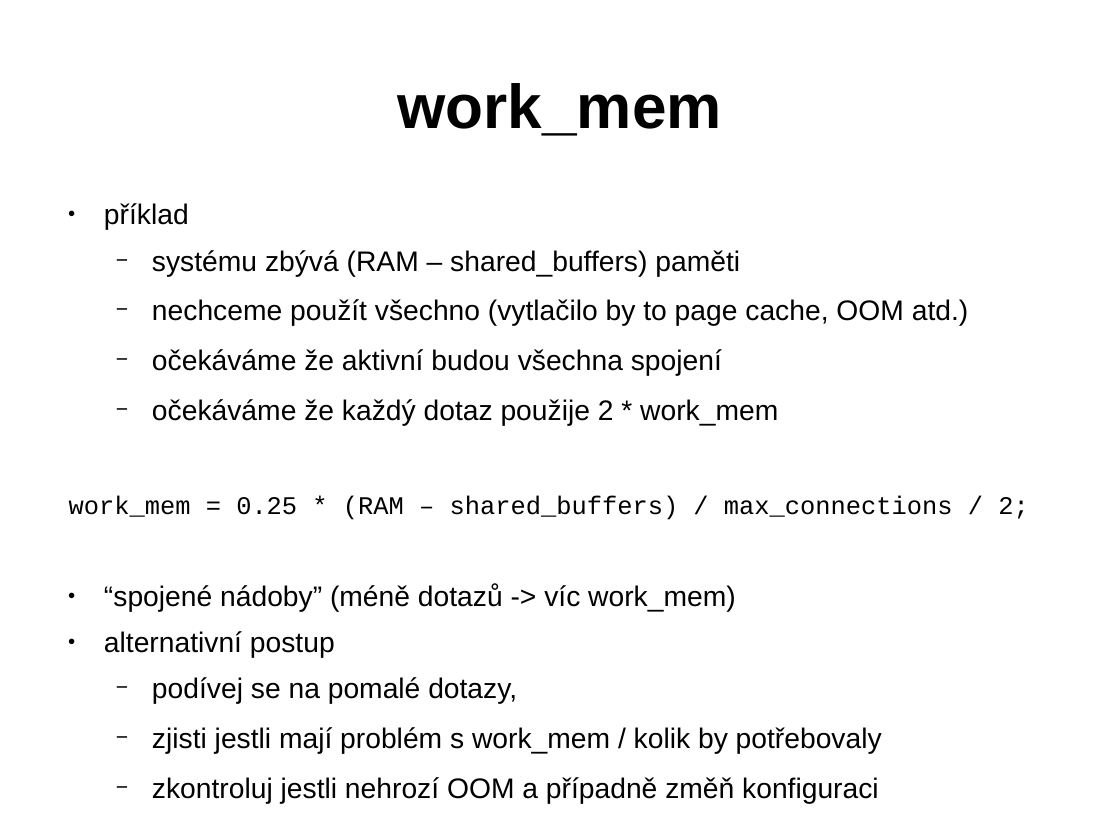
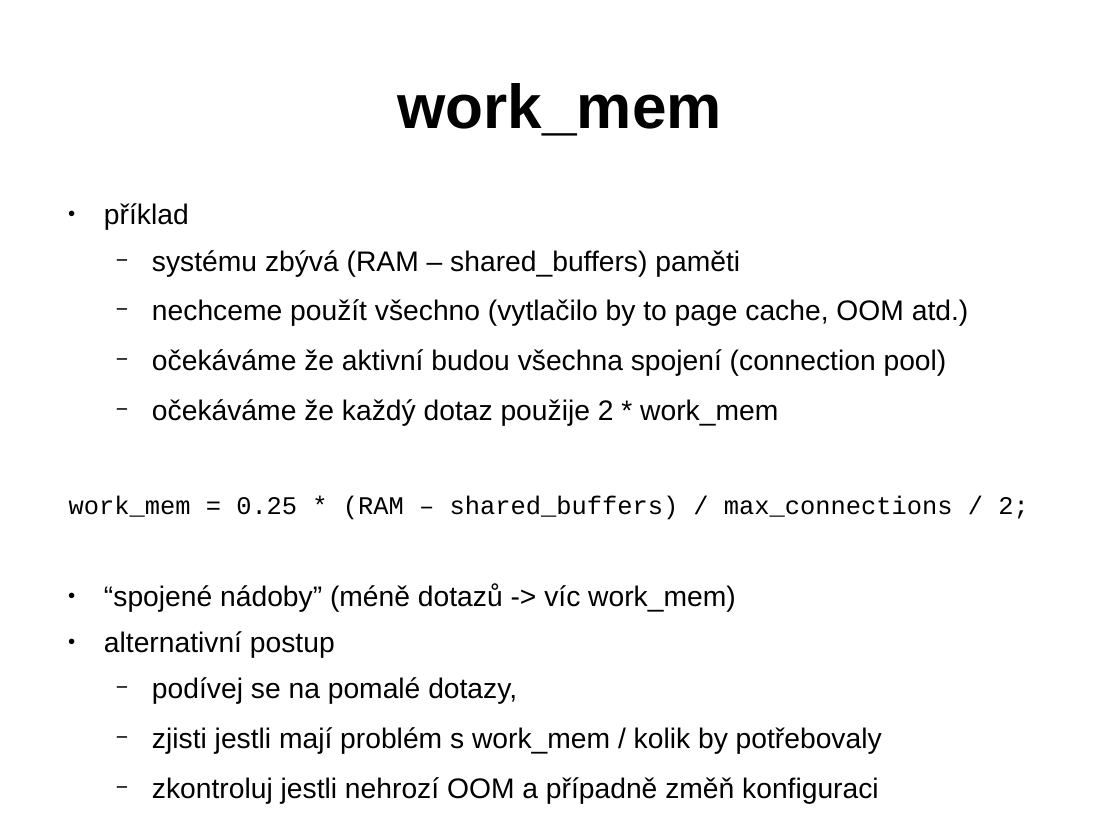
Before and after one commit to tvondra/perf_tuning_training, a slide deck: slide 11 of perf-tuning-training.odp (slide 12 before the commit). Drawn at 1120x840 pixels with LibreOffice and Linux fonts; fonts in the diff are those of the drawing. Boxes give left, top, right and bottom in pixels: in the first picture for what was removed or moved away, otherwise in the second. Text is boxed around its words. In the diff, an @@ line names an element or a change of style, - is before the commit and + after.

```diff
--- a/perf-tuning-training.odp
+++ b/perf-tuning-training.odp
@@ text at (152, 349, 947, 376): text changed @@
-  − očekáváme že aktivní budou všechna spojení
+  − očekáváme že aktivní budou všechna spojení (connection pool)
```
Also in this commit, not shown: 9 other slides changed, 2 slides removed, 1 other file.
